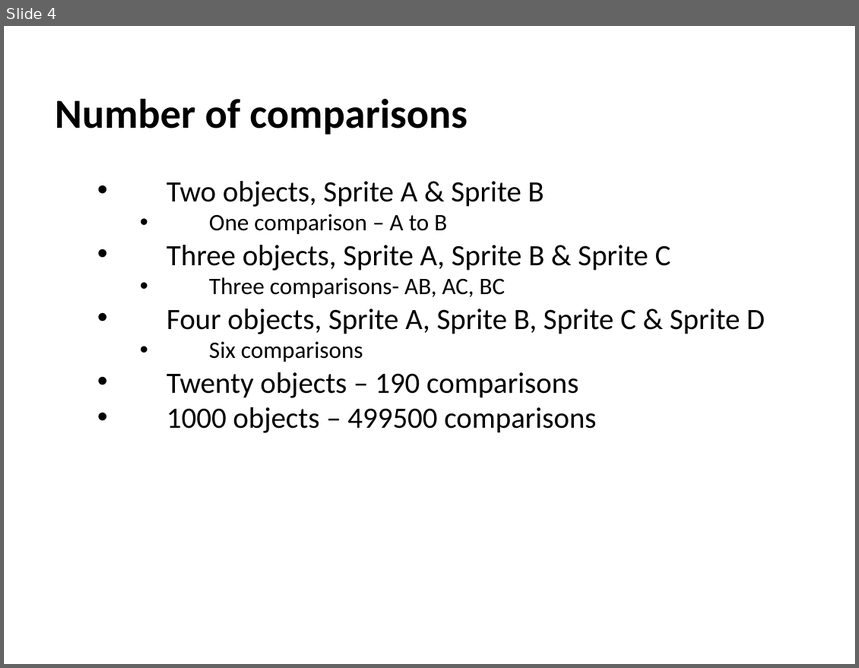
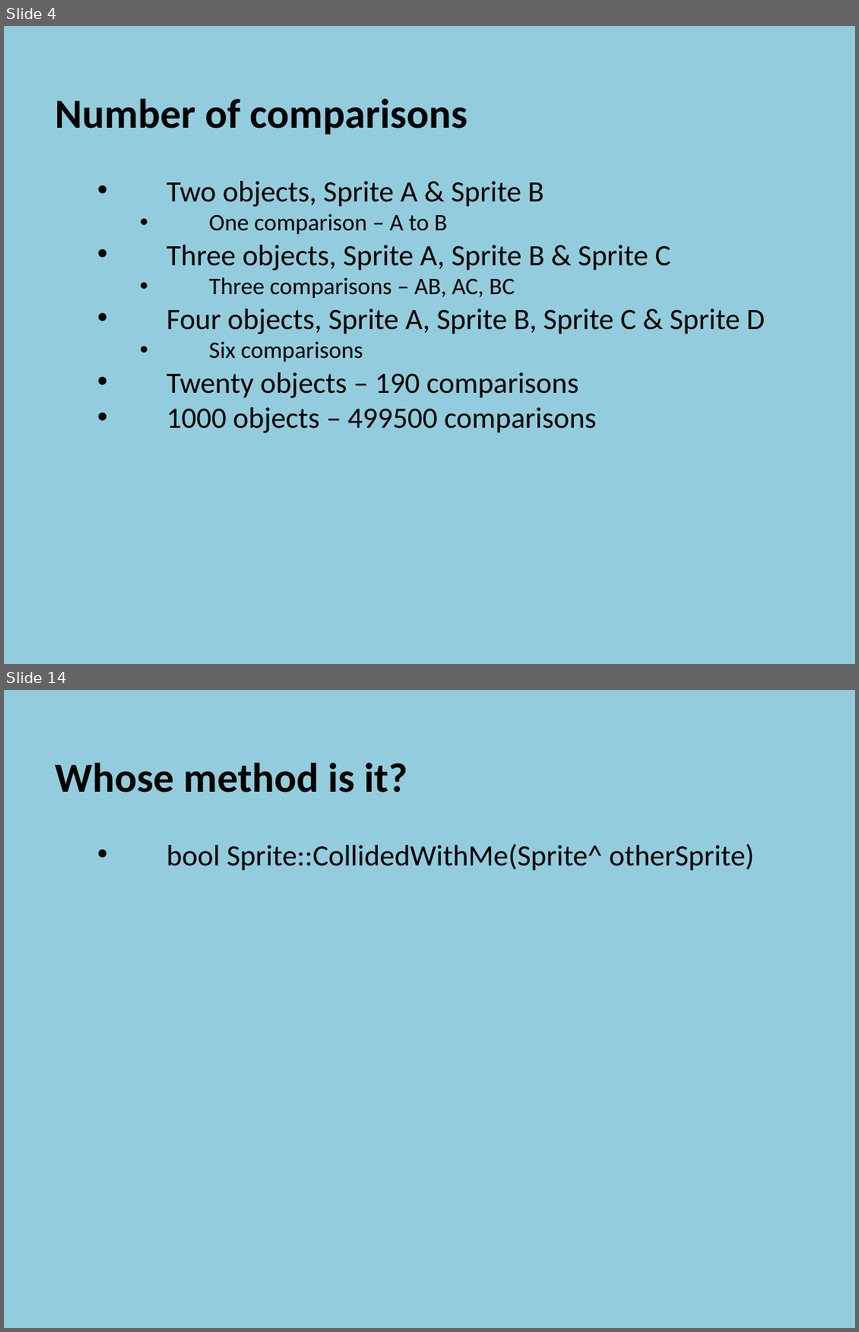
Before and after one commit to szetko/course-materials, a slide deck: Programming 4/08.2 NPC Collision/08.2 NPC Collision.pptx. Shown one above the other, each under a label of ours: slide 4 before the commit, slides 4 and 14 after it; the slides between them are not shown. The pictures are 859x668 and 859x1332 pixels, drawn with LibreOffice and Linux fonts; fonts in the diff are those of the drawing. Boxes give left, top, right and bottom in pixels: in the first picture for what was removed or moved away, otherwise in the second. Text is boxed around its words. In the diff, an @@ line names an element or a change of style, - is before the commit and + after.

```diff
--- a/Programming 4/08.2 NPC Collision/08.2 NPC Collision.pptx
+++ b/Programming 4/08.2 NPC Collision/08.2 NPC Collision.pptx
@@ slide 14 added at [4,690,855,1328], background #93CDDD @@
@@ text added at [55,762,754,871], 25 pt, text #000000 @@
+  Whose method is it?
+    • bool Sprite::CollidedWithMe(Sprite^ otherSprite)
@@ slide 4 changed as well @@
@@ background #FFFFFF to #93CDDD @@
@@ text at [209,278,515,298]: text changed @@
-      • Three comparisons- AB, AC, BC
+      • Three comparisons – AB, AC, BC
```
Also in this commit, not shown: 4 other slides changed, 12 other slides added, 27 other files.
